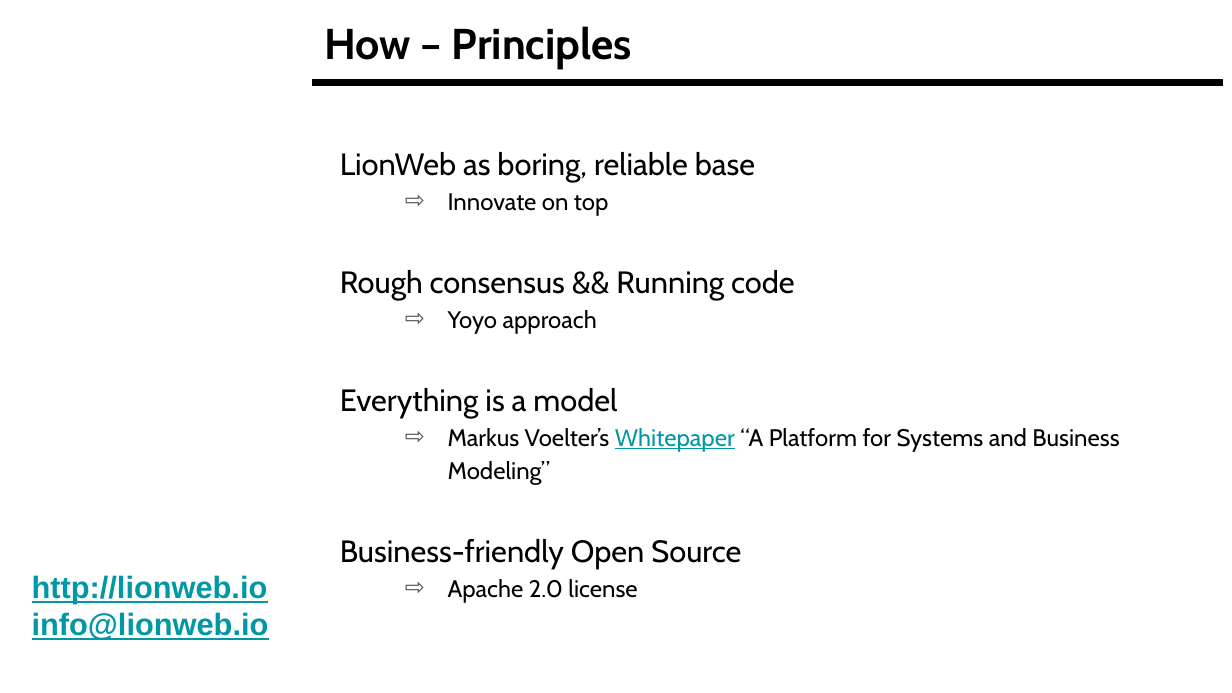
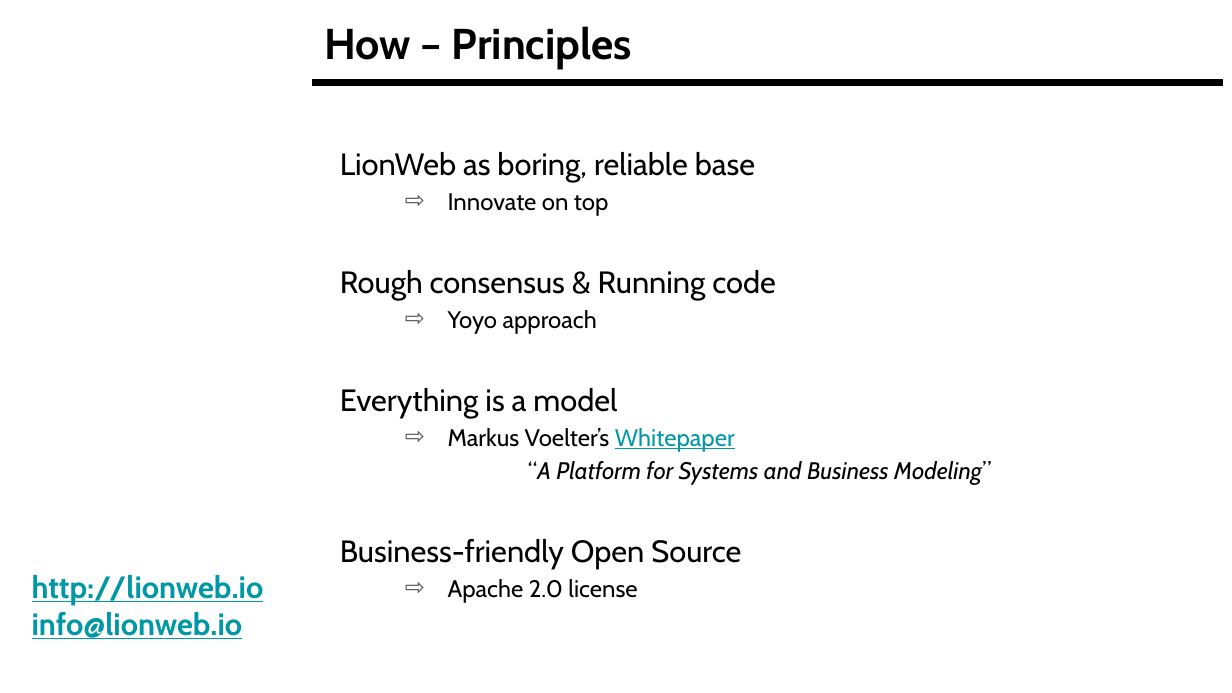
Before and after one commit to LionWeb-io/specification, a slide deck: slide 5 of resources/LangDev Talk.pptx. Drawn at 1232x693 pixels with LibreOffice and Linux fonts; fonts in the diff are those of the drawing; background and template pictures are left out. Boxes give left, top, right and bottom in pixels: in the first picture for what was removed or moved away, otherwise in the second. Text is boxed around its words. In the diff, an @@ line names an element or a change of style, - is before the commit and + after.

```diff
--- a/resources/LangDev Talk.pptx
+++ b/resources/LangDev Talk.pptx
@@ text at (340,270,776,300): text changed @@
-Rough consensus && Running code
+Rough consensus & Running code
@@ text at (448,428,991,485): text changed; italic on @@
-  ⇨ Markus Voelter’s Whitepaper “A Platform for Systems and Business Modeling”
+  ⇨ Markus Voelter’s Whitepaper
+  “A Platform for Systems and Business Modeling”
@@ text "http://lionweb.io" at (32,575,264,639): font Arial to Cabin @@
```
Also in this commit, not shown: 11 other slides changed.
